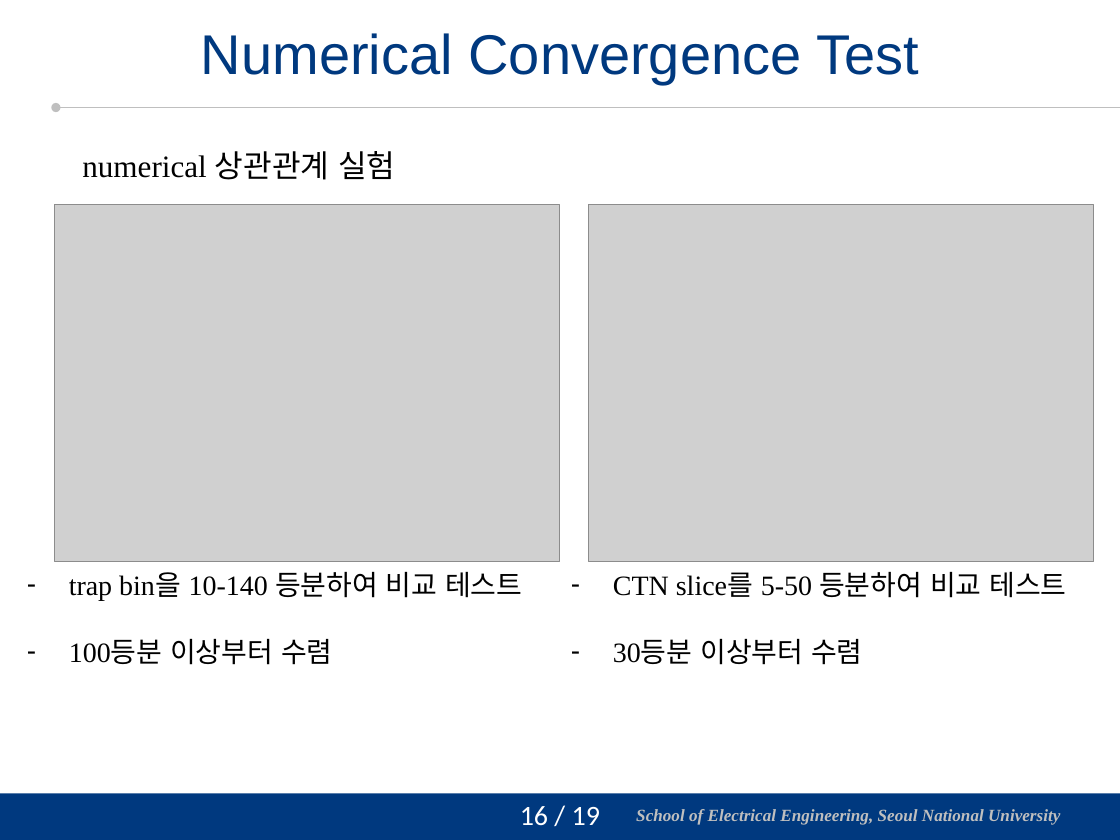
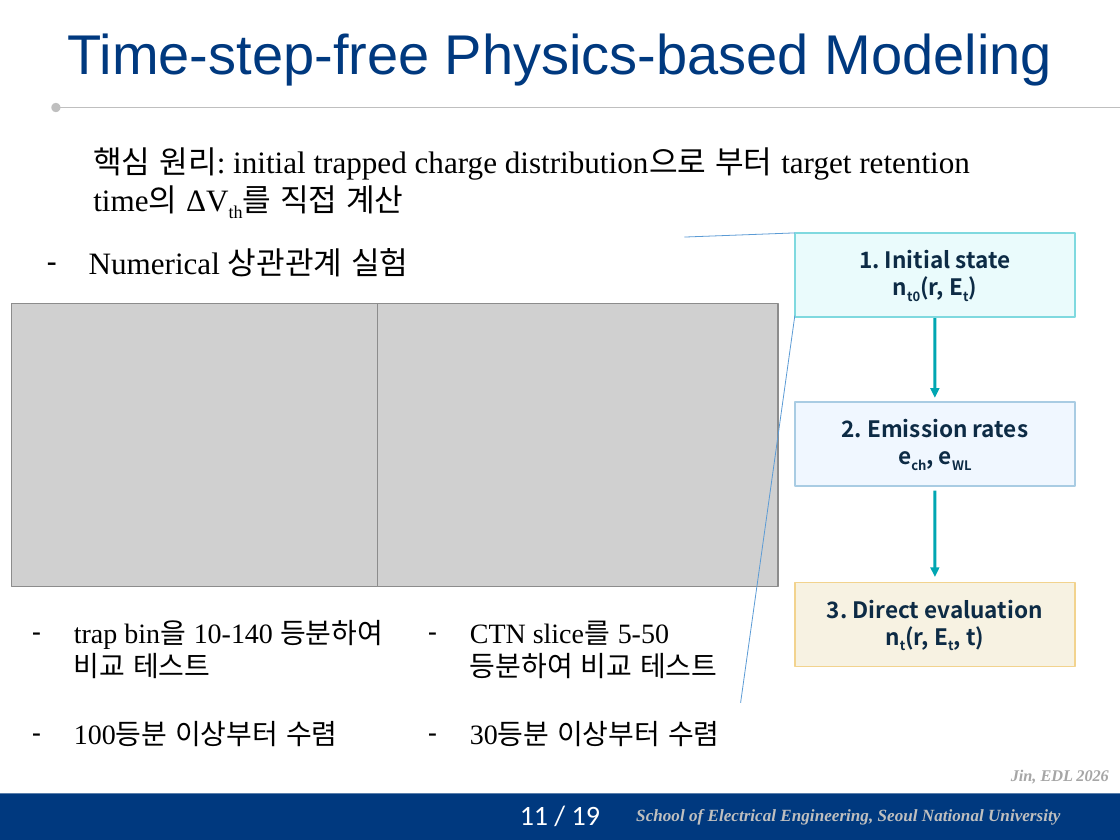
Before and after one commit to vectorcont62-dev/Graduation-SNU-MS, a slide deck: slide 12 of 진명 석사졸업 연구 정리 초안.pptx (slide 17 before the commit). Drawn at 1120x840 pixels with LibreOffice and Linux fonts; fonts in the diff are those of the drawing; grey boxes stand for pictures; background and template pictures are left out. Boxes give left, top, right and bottom in pixels: in the first picture for what was removed or moved away, otherwise in the second. Text is boxed around its words. In the diff, an @@ line names an element or a change of style, - is before the commit and + after.

```diff
--- a/진명 석사졸업 연구 정리 초안.pptx
+++ b/진명 석사졸업 연구 정리 초안.pptx
@@ title at (x1=68, y1=33, x2=1052, y2=84): text changed @@
-Numerical Convergence Test
+Time-step-free Physics-based Modeling
@@ text added at (x1=93, y1=147, x2=970, y2=214), 20 pt, text #000000 @@
+핵심 원리: initial trapped charge distribution으로 부터 target retention time의 ΔVth를 직접 계산
@@ line added from (795, 233) to (684, 237), #5B9BD5 0.5 pt @@
@@ rectangle added at (x1=795, y1=233, x2=1075, y2=317), fill #EAFBFC, outline #7FD9DF 1 pt, 14.5 pt, text #0D2B45, bold @@
+1. Initial state
+nt0(r, Et)
@@ text at (x1=89, y1=248, x2=408, y2=277): text changed @@
-numerical 상관관계 실험
+– Numerical 상관관계 실험
@@ picture resized from (x1=55, y1=205, x2=560, y2=562) to (x1=11, y1=304, x2=412, y2=587) @@
@@ picture resized from (x1=588, y1=205, x2=1093, y2=562) to (x1=377, y1=304, x2=778, y2=587) @@
@@ line added from (795, 316) to (740, 702), #5B9BD5 0.5 pt @@
@@ arrow added from (935, 311) to (935, 398), #00A6B2 2 pt @@
@@ rectangle added at (x1=795, y1=402, x2=1075, y2=486), fill #F0F7FF, outline #A9CCE3 1 pt, 14.5 pt, text #0D2B45, bold @@
+2. Emission rates
+ech, eWL
@@ arrow added from (935, 491) to (935, 577), #00A6B2 2 pt @@
@@ rectangle added at (x1=795, y1=582, x2=1075, y2=666), fill #F7F2E2, outline #F2D38E 1 pt, 14.5 pt, text #0D2B45, bold @@
+3. Direct evaluation
+nt(r, Et, t)
@@ text "trap bin을 10-140 등분하여 비교 ..." rewrapped from (x1=69, y1=572, x2=522, y2=665) to (x1=74, y1=620, x2=383, y2=747) @@
@@ text "CTN slice를 5-50 등분하여 비교 ..." rewrapped from (x1=613, y1=572, x2=1066, y2=665) to (x1=470, y1=621, x2=720, y2=747) @@
@@ text added at (x1=1011, y1=770, x2=1108, y2=783), 10.5 pt, text #A6A6A6, bold, italic @@
+Jin, EDL 2026
@@ page number at (x1=520, y1=807, x2=600, y2=825): text changed @@
-16 / 19
+11 / 19
```
Also in this commit, not shown: 17 other slides changed, 31 other files.
